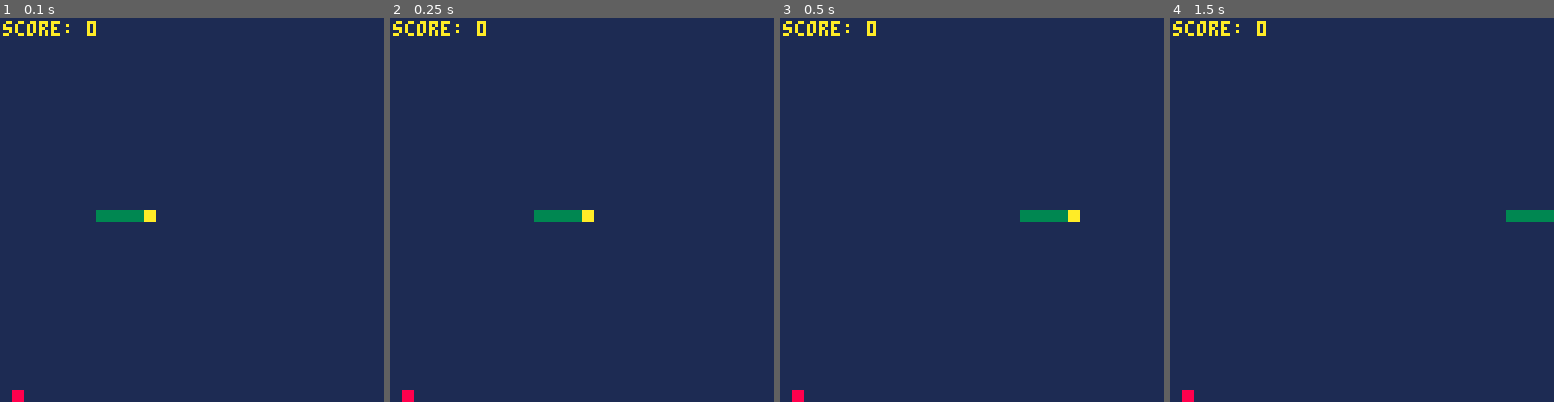
Above: before the commit, frames 1-4 (left to right).
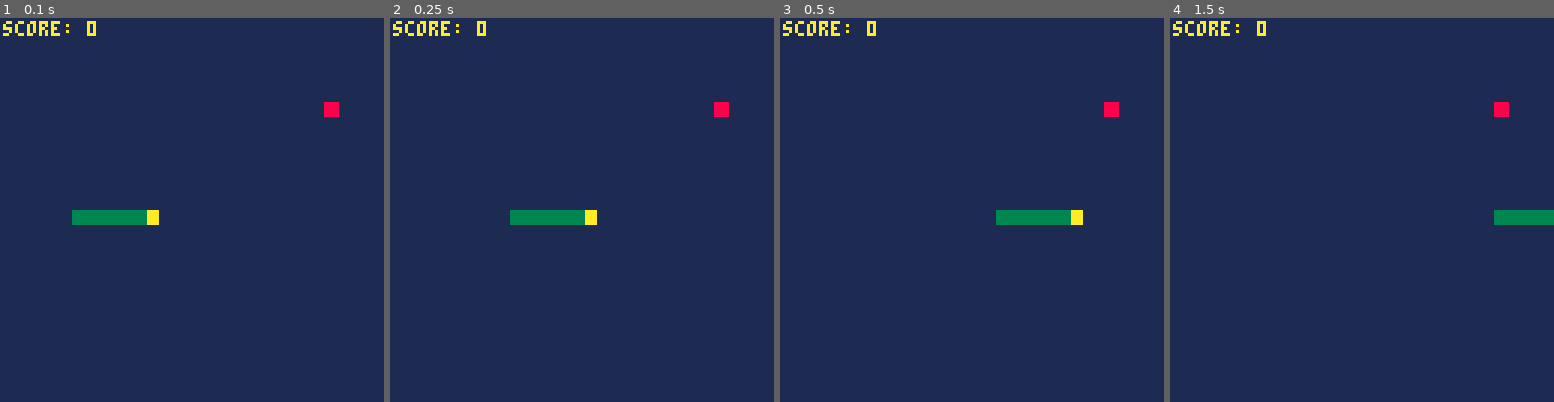
Above: after the commit, the same moments.

Repository: erikyuzwa/snake-pico8
Game: PICO-8 cartridge snake.p8
Same seed, same stepped clock (60 frames per second), same inputs: the game is played once before the commit and once after it.
Inputs:
- Up to frame 1 (0.1 s): no input
- Up to frame 2 (0.25 s): no input
- Up to frame 3 (0.5 s): no input
- Up to frame 4 (1.5 s): no input

The runs differ from the first frame. In frame 1, 0.7% of the frame differs, in the area x 3-89%, y 21-100%; in frame 2, 0.7%; in frame 3, 0.7%; in frame 4, 0.5%.

Commit message:
Update snake.p8
- updated to match video content
- added comments

Diff:
--- a/snake.p8
+++ b/snake.p8
@@ -1,151 +1,167 @@
 pico-8 cartridge // http://www.pico-8.com
 version 34
 __lua__
--- snake game!
--- good for beginners
+-- snake game
+-- fun for the whole family
 x={}
 y={}
 x_dir=0
 y_dir=0
-grid_size=128
+
 tile_num=32
-tile_size=grid_size/tile_num
+tile_size=128/tile_num
 score=0
 
-fruit_x=0
-fruit_y=0
-fruit_color=8
+fruit={}
+fruit.x=0
+fruit.y=0
+fruit.color=8
 
-difficulty=5
+function update_fruit()
+ fruit.x=flr(rnd(tile_num))*tile_size
+ fruit.y=flr(rnd(tile_num))*tile_size
+end
+
+
+function update_input()
+ --btn(0) --left
+ --btn(1) --right
+ --btn(2) --up
+ --btn(3) --down
+
+ if(btn(0)) then
+  x_dir=-1
+  y_dir=0
+ elseif(btn(1)) then
+  x_dir=1
+  y_dir=0
+ elseif(btn(2)) then
+  x_dir=0
+  y_dir=-1
+ elseif(btn(3)) then
+  x_dir=0
+  y_dir=1
+ end
+end
+
+
+function update_snake()
+
+ -- local temp variables
+ local temp1x = x[1]
+ local temp1y = y[1]
+ local temp2x, temp2y
+
+
+ -- update snake head
+ x[1] += (x_dir * tile_size)
+ y[1] += (y_dir * tile_size)
+
+ -- update snake tails
+ for i=2,#x do
+  temp2x=x[i]
+  temp2y=y[i]
+
+  x[i]=temp1x
+  y[i]=temp1y
+
+  temp1x=temp2x
+  temp1y=temp2y
+ end
+
+end
 
 
 function draw_fruit()
- rectfill(fruit_x,fruit_y,fruit_x+(tile_size-1),fruit_y+(tile_size-1),fruit_color)
+ rectfill(fruit.x,fruit.y,fruit.x+tile_size,fruit.y+tile_size,fruit.color)
+
 end
 
-
-function draw_snake()
-
- rectfill(x[1],y[1],x[1]+tile_size-1,y[1]+tile_size-1,10)
- for i = 2, #x do
-   rectfill(x[i],y[i],x[i]+tile_size-1,y[i]+tile_size-1,3)
- end
-
-end
 
 function draw_score()
  color(10)
  print("score: "..score,1,1)
 end
 
-function update_input()
- if(btn(0) and (not(x_dir==1 and y_dir==0))) then
-   --move left
-   x_dir=-1
-   y_dir=0
- elseif(btn(1) and (not(x_dir==-1 and y_dir==0))) then
-   --move right
-   x_dir=1
-   y_dir=0
- elseif(btn(2) and (not(x_dir==0 and y_dir==1))) then
-   --move up
-   x_dir=0
-   y_dir=-1
- elseif(btn(3) and (not(x_dir==0 and y_dir==-1))) then
-   --move down
-   x_dir=0
-   y_dir=1
+function draw_snake()
+ rectfill(x[1],y[1],x[1]+tile_size,y[1]+tile_size,10)
+
+ for i=2,#x do
+  rectfill(x[i],y[i],x[i]+tile_size,y[i]+tile_size,3)
  end
+
 end
 
-function update_fruit()
- --randomly place the fruit
- fruit_x = flr(rnd(tile_num))*tile_size
- fruit_y = flr(rnd(tile_num))*tile_size
-end
-
-function update_snake()
- local tempx = x[1]
- local tempy = y[1]
- local temp1x, temp1y
-
- x[1] += (x_dir * tile_size)
- y[1] += (y_dir * tile_size)
-
- for i=2,#x do
-  temp1x = x[i]
-  temp1y = y[i]
-
-  x[i]=tempx
-  y[i]=tempy
-
-  tempx=temp1x
-  tempy=temp1y
- end
-end
 
 function is_fruit_collision()
- if(x[1]+(x_dir*tile_size) == fruit_x and y[1]+(y_dir*tile_size) == fruit_y) then
+ if(x[1]+(x_dir*tile_size) == fruit.x and y[1]+(y_dir*tile_size) == fruit.y) then
+   --collision
    return true
  end
  return false
-
 end
 
 function is_wall_collision()
- if(x[1] > 127 or x[1] < 0 or y[1] < 0 or y[1] > 127) then
+ if(x[1] > 128 or x[1] < 0 or y[1] < 0 or y[1] > 128) then
   return true
  end
  return false
 end
 
 
-
 function _init()
 
-x[1]=tile_size*(tile_num/4)
-y[1]=tile_size*(tile_num/2)
+ x[1]=tile_size*(tile_num/4)
+ y[1]=tile_size*(tile_num/2)
 
-for i=2,difficulty do
- x[i]=((x[i-1]/tile_size)-1)*tile_size
- y[i]=y[1]
-end
+ -- start off moving right
+ x_dir=1
 
-x_dir=1
+ -- set default snake tail
+ for i=2,7 do
+  x[i]=((x[i-1]/tile_size)-1)*tile_size
+  y[i]=y[1]
+ end
 
-update_fruit()
-
+ -- place our fruit
+ update_fruit()
 end
 
 function _update()
- if is_wall_collision() then
-   return
+
+ -- check for wall collision
+ if(is_wall_collision()) then
+  return
  end
 
+ --capture input
  update_input()
 
  local collide=false
  collide=is_fruit_collision()
- if(collide) then
+ if(collide)then
+  -- increment score
   score=score+10
+
+  -- push new snake tail
   for i=#x+1,2,-1 do
    x[i]=x[i-1]
    y[i]=y[i-1]
   end
-  x[1]=fruit_x
-  y[1]=fruit_y
+
+  x[1]=fruit.x
+  y[1]=fruit.y
   update_fruit()
  else
   update_snake()
  end
-
 end
 
 function _draw()
-  cls(1)
-  draw_snake()
-  draw_fruit()
-  draw_score()
+ cls(1)
+ draw_snake()
+ draw_fruit()
+ draw_score()
 end
 
 
Not shown, changed: 129 lines of the sprite sheet (__gfx__) section of snake.p8
Not shown, changed: the thumbnail (__label__) section of snake.p8
